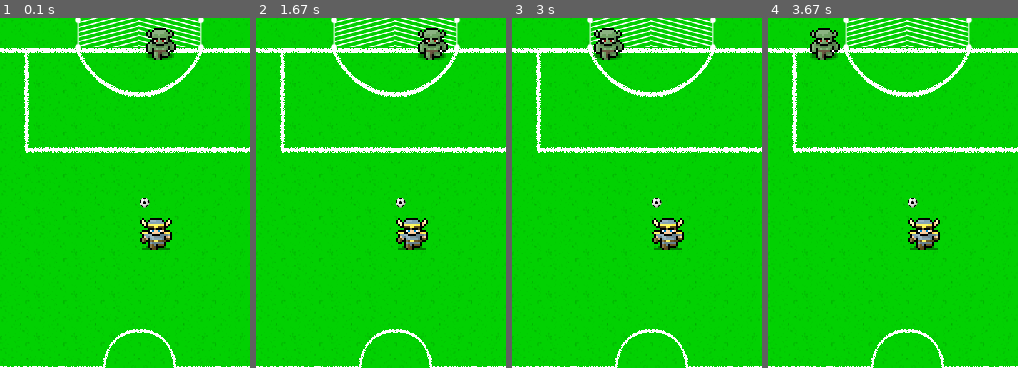
Above: before the commit, frames 1-4 (left to right).
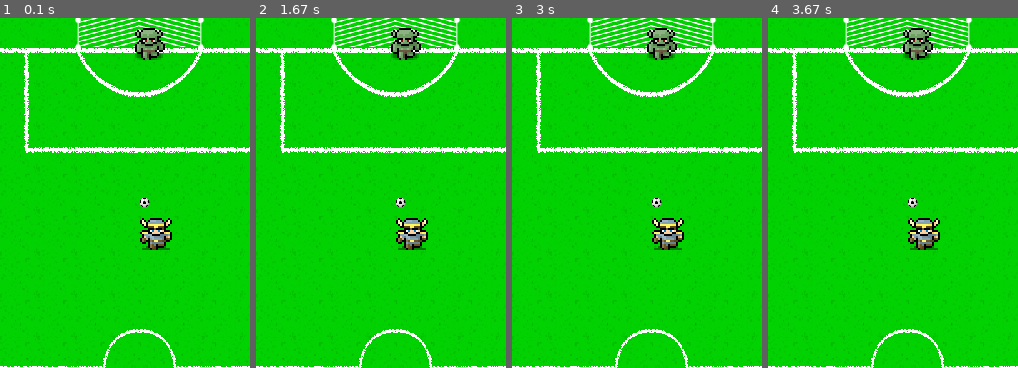
Above: after the commit, the same moments.

Repository: gichero/python-Exercises
Game: pygame game, started from Week2/pygame2/penaltyShootout2.py
Same seed, same stepped clock (60 frames per second), same inputs: the game is played once before the commit and once after it.
Inputs:
- Up to frame 1 (0.1 s): no input
- Up to frame 2 (1.67 s): hold Right 0.33-0.8 s; hold Up 0.83-1.3 s
- Up to frame 3 (3 s): hold Left 1.83-2.37 s; hold Down 2.4-2.87 s
- Up to frame 4 (3.67 s): no input
The pictures show only the part of the screen within x 22-72%, y 0-50%; the shares and areas given below are measured in that part.

The runs differ from the first frame. In frame 1, 1.2% of the frame differs, in the area x 54-71%, y 2-12%; in frame 2, 1.7%; in frame 3, 1.8%, in the area x 32-66%, y 2-12%; in frame 4, 1.8%.

Commit message:
update on events

Diff:
--- a/Week2/pygame2/penaltyShootout.py
+++ b/Week2/pygame2/penaltyShootout.py
@@ -50,10 +50,11 @@
     goalie = Goalie(245, 10)
     ball = Ball(250, 180)
     pygame.init()
-    screen = pygame.display.set_mode((width, height))
+
+    sscreen = pygame.display.set_mode((width, height))
     pygame.display.set_caption('Penalty Shootout')
     clock = pygame.time.Clock()
-    #stop_game = False
+    stop_game = False
     gameExit = False
     image = pygame.image.load('football-pitch2.png').convert_alpha()
     playerimage = pygame.image.load('hero.png').convert_alpha()
--- a/Week2/pygame2/penaltyShootout2.py
+++ b/Week2/pygame2/penaltyShootout2.py
@@ -7,7 +7,6 @@
 KEY_DOWN = 274
 KEY_LEFT = 276
 KEY_RIGHT = 275
-
 
 class Player(object):
     def __init__(self, x, y):
@@ -21,12 +20,18 @@
         self.name = 'goalie'
         self.x = x
         self.y = y
+        self.speed_x = 0
+        self.speed_y = 0
 
-    def moveright(self):
-        self.x += 1
+    def update(self):
+        self.x += self.speed_x
+        self.y += self.speed_y
 
-    def moveleft(self):
-        self.x -=1
+    # def moveright(self):
+    #     self.x += 1
+    #
+    # def moveleft(self):
+    #     self.x -=1
 
 
 class Ball():
@@ -41,83 +46,105 @@
     width = 500
     height = 700
     player = Player(250, 200)
-    goalie = Goalie(250, 10)
+    goalie = Goalie(245, 10)
     ball = Ball(250, 180)
+
     pygame.init()
     screen = pygame.display.set_mode((width, height))
     pygame.display.set_caption('Penalty Shootout')
-    clock = pygame.time.Clock()
+    # clock = pygame.time.Clock()
 
     image = pygame.image.load('football-pitch2.png').convert_alpha()
     playerimage = pygame.image.load('hero.png').convert_alpha()
     goalieimage = pygame.image.load('monster.png').convert_alpha()
     ballimage = pygame.image.load('football.png').convert_alpha()
+
     stop_game = False
-
     while not stop_game:
         for event in pygame.event.get():
             if event.type == pygame.QUIT:
                 stop_game = True
 
-        counter = 0
-        movelist = ['moveleft', 'moveright']
-        movement = movelist[random.randint(0, 1)]
+            if event.type == pygame.KEYDOWN:
+                if event.key == KEY_DOWN:
+                    goalie.speed_y = 1
+                elif event.key == KEY_UP:
+                    goalie.speed_y = -1
+                elif event.key == KEY_LEFT:
+                    goalie.speed_x = -1
+                elif event.key == KEY_RIGHT:
+                    goalie.speed_x = 1
+            if event.type == pygame.KEYUP:
+                if event.key == KEY_DOWN:
+                    goalie.speed_y = 0
+                elif event.key == KEY_UP:
+                    goalie.speed_y = 0
+                elif event.key == KEY_LEFT:
+                    goalie.speed_x = 0
+                elif event.key == KEY_RIGHT:
+                    goalie.speed_x = 0
 
-        while counter <= 60:
-            if movement == 'moveleft':
-                getattr(goalie, movement)()
 
-                screen.blit(image, (0, 0))
-                screen.blit(playerimage, (250, 200))
-                screen.blit(goalieimage, (goalie.x, goalie.y))
-                screen.blit(ballimage, (250, 180))
-                pygame.display.update()
-                clock.tick(60)
-
-                if goalie.x == 245:
-                    goalie.y = 10
-                    getattr(goalie, movement)()
-
-                    screen.blit(image, (0, 0))
-                    screen.blit(playerimage, (250, 200))
-                    screen.blit(goalieimage, (goalie.x, goalie.y))
-                    screen.blit(ballimage, (250, 180))
-                    pygame.display.update()
-                    clock.tick(60)
-
-            elif movement == "moveright":
-                getattr(goalie, movement)()
-
-                screen.blit(image, (0, 0))
-                screen.blit(playerimage, (250, 200))
-                screen.blit(goalieimage, (goalie.x, goalie.y))
-                screen.blit(ballimage, (250, 180))
-                pygame.display.update()
-                clock.tick(60)
-
-                if goalie.x == 245:
-                    goalie.x = 10
-                    getattr(goalie, movement)()
-
-                    screen.blit(image, (0, 0))
-                    screen.blit(playerimage, (250, 200))
-                    screen.blit(goalieimage, (goalie.x, goalie.y))
-                    screen.blit(ballimage, (250, 180))
-                    pygame.display.update()
-                    clock.tick(60)
-            counter += 1
+        # counter = 0
+        # movelist = ['moveleft', 'moveright']
+        # movement = movelist[random.randint(0, 1)]
+        #
+        # while counter <= 60:
+        #     if movement == 'moveleft':
+        #         getattr(goalie, movement)()
+        #
+        #         screen.blit(image, (0, 0))
+        #         screen.blit(playerimage, (250, 200))
+        #         screen.blit(goalieimage, (goalie.x, goalie.y))
+        #         screen.blit(ballimage, (250, 180))
+        #         pygame.display.update()
+        #         clock.tick(60)
+        #
+        #         if goalie.x == 245:
+        #             goalie.y = 10
+        #             getattr(goalie, movement)()
+        #
+        #             screen.blit(image, (0, 0))
+        #             screen.blit(playerimage, (250, 200))
+        #             screen.blit(goalieimage, (goalie.x, goalie.y))
+        #             screen.blit(ballimage, (250, 180))
+        #             pygame.display.update()
+        #             clock.tick(60)
+        #
+        #     elif movement == "moveright":
+        #         getattr(goalie, movement)()
+        #
+        #         screen.blit(image, (0, 0))
+        #         screen.blit(playerimage, (250, 200))
+        #         screen.blit(goalieimage, (goalie.x, goalie.y))
+        #         screen.blit(ballimage, (250, 180))
+        #         pygame.display.update()
+        #         clock.tick(60)
+        #
+        #         if goalie.x == 245:
+        #             goalie.x = 10
+        #             getattr(goalie, movement)()
+        #
+        #             screen.blit(image, (0, 0))
+        #             screen.blit(playerimage, (250, 200))
+        #             screen.blit(goalieimage, (goalie.x, goalie.y))
+        #             screen.blit(ballimage, (250, 180))
+        #             pygame.display.update()
+        #             clock.tick(60)
+        #     counter += 1
 
         # pygame.display.update()
         # clock.tick(60)
         #
         #
         #
-        # screen.blit(image, (0, 0))
-        # screen.blit(playerimage,(250,200))
-        # screen.blit(goalieimage,(goalie.x, goalie.y))
-        # screen.blit(ballimage,(250,180))
-        #
-        # pygame.display.update()
+        goalie.update()
+        screen.blit(image, (0, 0))
+        screen.blit(playerimage,(250,200))
+        screen.blit(goalieimage,(245,10))
+        screen.blit(ballimage,(250,180))
+
+        pygame.display.update()
         # clock.tick(60)
 
     pygame.quit()
